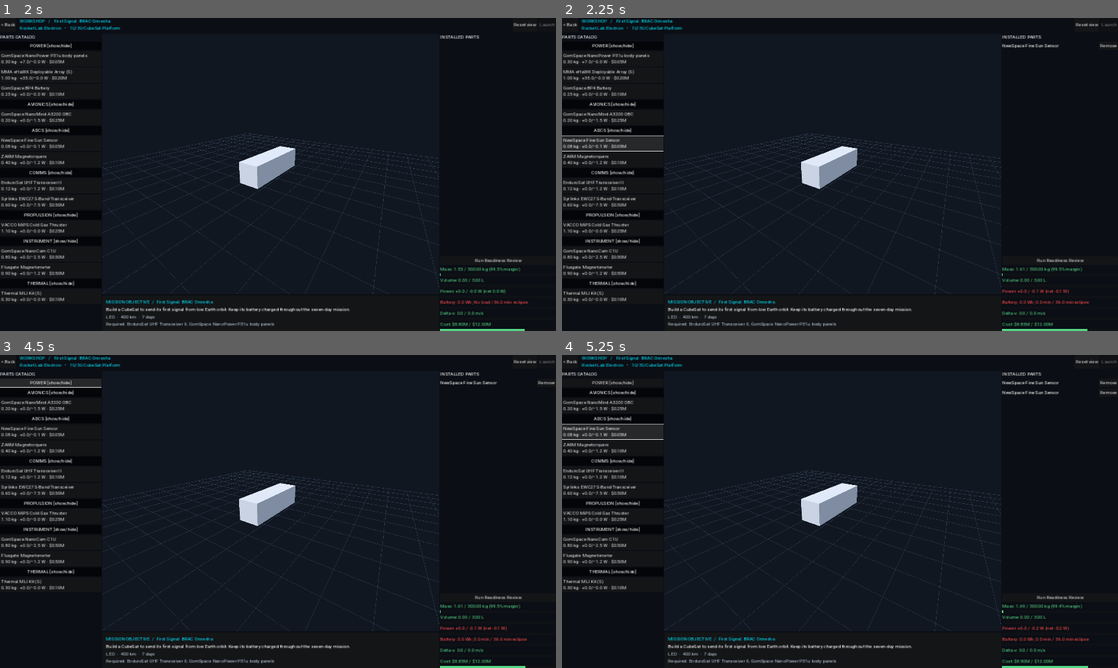
Above: before the commit, frames 1-4 (two rows, left to right).
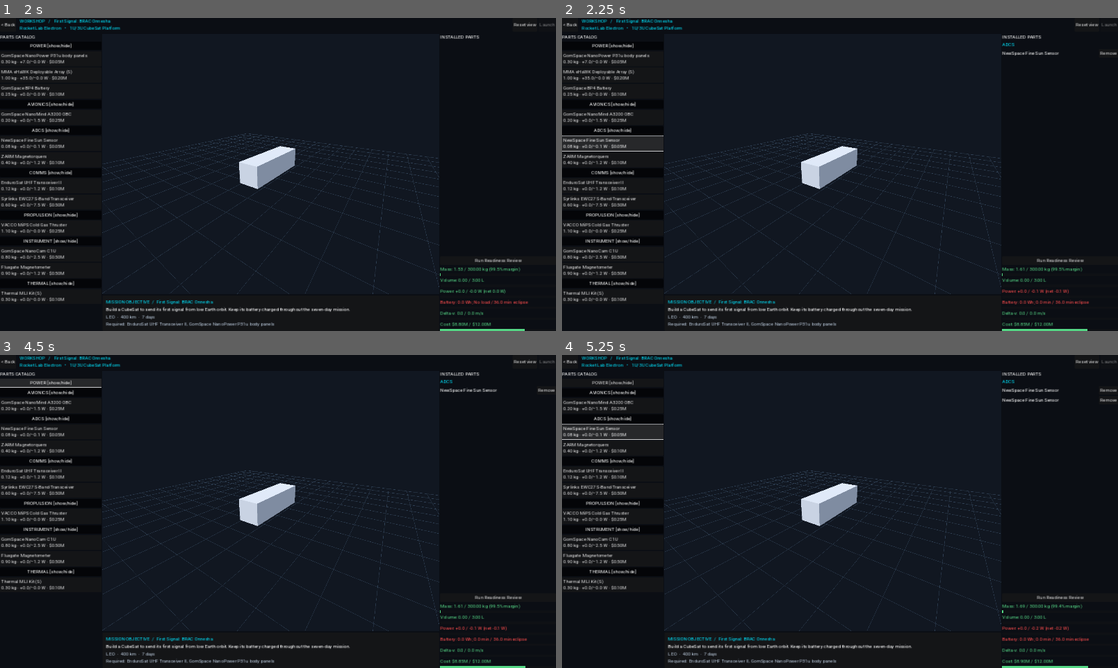
Above: after the commit, the same moments.

Repository: jahinhossain8573/spacebound
Game: Godot game, scene res://scenes/MainMenu.tscn
The game is run twice, just before and just after one commit, with the same random seed, the same clock (stepped at 60 frames per second) and the same inputs.
Inputs:
- Up to frame 1 (2 s): click "New Campaign" at 0.5 s; click "Start" at 1.25 s
- Up to frame 2 (2.25 s): click "NewSpace Fine Sun Sensor 0.08…" at 2 s
- Up to frame 3 (4.5 s): click "Remove" at 2.75 s; click "NewSpace Fine Sun Sensor 0.08…" at 3.5 s; click "POWER [show/hide]" at 4.25 s
- Up to frame 4 (5.25 s): click "NewSpace Fine Sun Sensor 0.08…" at 5 s

Frame 1 is identical in both runs. In frame 2, 0.2% of the frame differs, in the area x 79-100%, y 8-12%; in frame 3, 0.2%; in frame 4, 0.4%, in the area x 79-100%, y 8-16%.

Commit message:
Group installed parts by subsystem

Diff:
--- a/scripts/Workshop.gd
+++ b/scripts/Workshop.gd
@@ -365,24 +365,40 @@
 
 func _refresh_build() -> void:
 	for child in _installed_container.get_children():
+		_installed_container.remove_child(child)
 		child.queue_free()
+	var categories: Array[String] = []
+	categories.assign(CATEGORIES)
+	for part in installed_components:
+		var subsystem: String = part.get("subsystem", "other")
+		if subsystem not in categories: categories.append(subsystem)
+	for category in categories:
+		var indices: Array[int] = []
+		for i in installed_components.size():
+			if installed_components[i].get("subsystem", "other") == category: indices.append(i)
+		if indices.is_empty(): continue
+		var heading := Label.new()
+		heading.text = category.to_upper().replace("_", " ")
+		heading.add_theme_color_override("font_color", Color("00e5ff"))
+		_installed_container.add_child(heading)
+		for index in indices:
+			var row := HBoxContainer.new()
+			_installed_container.add_child(row)
+			var label := Label.new()
+			label.text = installed_components[index].name
+			label.autowrap_mode = TextServer.AUTOWRAP_WORD_SMART
+			label.size_flags_horizontal = Control.SIZE_EXPAND_FILL
+			row.add_child(label)
+			var remove := Button.new()
+			remove.text = "Remove"
+			remove.pressed.connect(remove_part.bind(index))
+			row.add_child(remove)
 	for child in _attachments.get_children():
 		child.queue_free()
 	_visuals.clear()
 	var wing := 0
 	for i in installed_components.size():
 		var part := installed_components[i]
-		var row := HBoxContainer.new()
-		_installed_container.add_child(row)
-		var label := Label.new()
-		label.text = part.name
-		label.autowrap_mode = TextServer.AUTOWRAP_WORD_SMART
-		label.size_flags_horizontal = Control.SIZE_EXPAND_FILL
-		row.add_child(label)
-		var remove := Button.new()
-		remove.text = "Remove"
-		remove.pressed.connect(remove_part.bind(i))
-		row.add_child(remove)
 		var visual := Node3D.new()
 		visual.name = "Part%d" % i
 		_attachments.add_child(visual)
--- a/tests/test_workshop.gd
+++ b/tests/test_workshop.gd
@@ -43,6 +43,19 @@
 	check(changes == before, "no signal for unchanged values")
 	workshop.queue_free()
 	await process_frame
+	workshop = scene.instantiate()
+	root.add_child(workshop)
+	workshop.add_part("com_endurosat_uhf")
+	workshop.add_part("pwr_gomspace_p31u")
+	workshop.add_part("av_gomspace_a3200")
+	workshop.add_part("pwr_gomspace_p31u")
+	var rows: Array[Node] = workshop._installed_container.get_children()
+	check(rows[0].text == "POWER" and rows[3].text == "AVIONICS" and rows[5].text == "COMMS", "installed parts grouped in catalog order")
+	rows[1].get_child(1).pressed.emit()
+	check(workshop.installed_components.size() == 3 and workshop.installed_components[0].id == "com_endurosat_uhf" and workshop.installed_components[1].id == "av_gomspace_a3200" and workshop.installed_components[2].id == "pwr_gomspace_p31u", "grouped remove selects correct duplicate")
+	check(workshop._visuals.size() == 3, "visual associations rebuilt after grouped removal")
+	workshop.queue_free()
+	await process_frame
 	for entry in [[4, "prop_aerojet_r4d15"], [7, "prop_lpsc_throttleable"]]:
 		manager.current_mission = data.get_mission(entry[0])
 		manager.unlocked_part_ids.clear()
